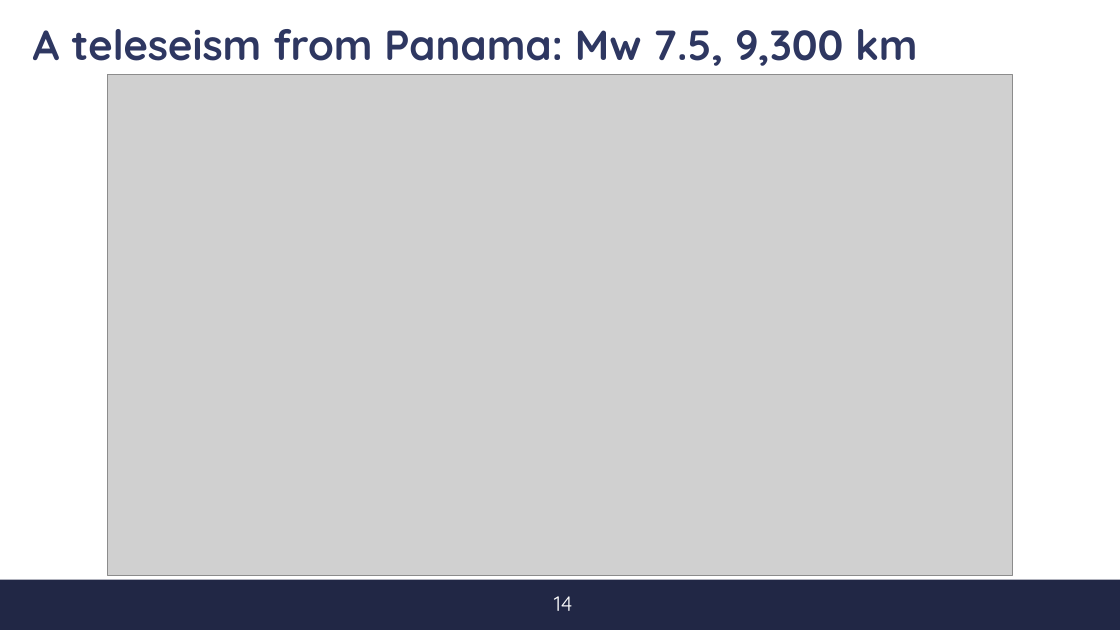
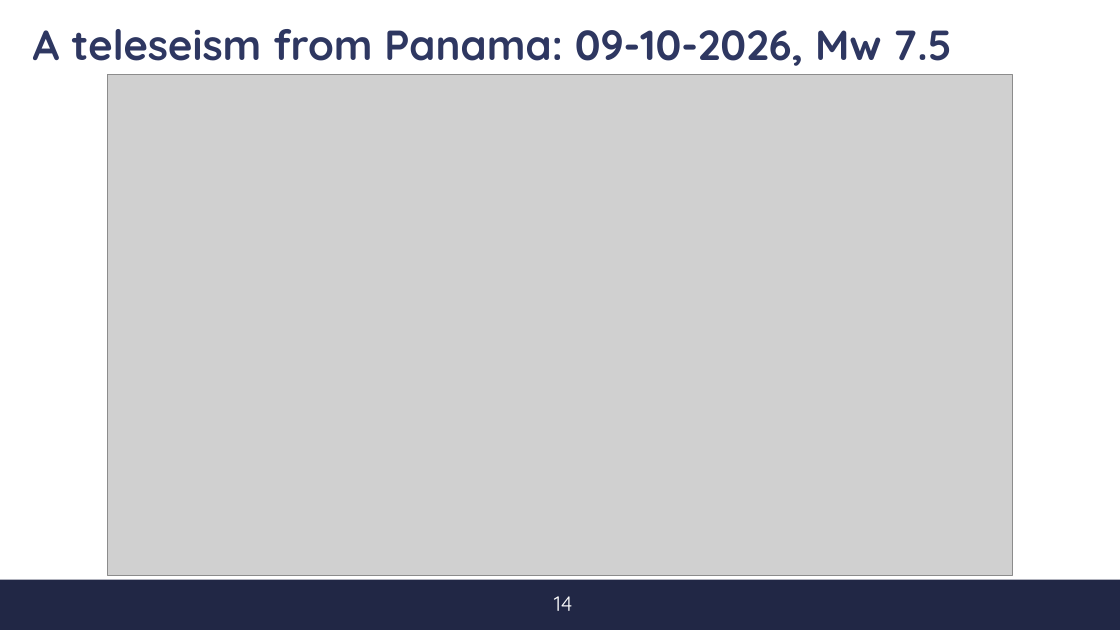
Before and after one commit to s347960/Presentazione, a slide deck: slide 15 of Discussione [Salvato automaticamente].pptx. Drawn at 1120x630 pixels with LibreOffice and Linux fonts; fonts in the diff are those of the drawing; grey boxes stand for pictures; background and template pictures are left out. Boxes give left, top, right and bottom in pixels: in the first picture for what was removed or moved away, otherwise in the second. Text is boxed around its words. In the diff, an @@ line names an element or a change of style, - is before the commit and + after.

```diff
--- a/Discussione [Salvato automaticamente].pptx
+++ b/Discussione [Salvato automaticamente].pptx
@@ title at (33,29,952,66): text changed @@
-A teleseism from Panama: Mw 7.5, 9,300 km
+A teleseism from Panama: 09-10-2026, Mw 7.5
```
Also in this commit, not shown: 3 other slides changed, 1 other file.
